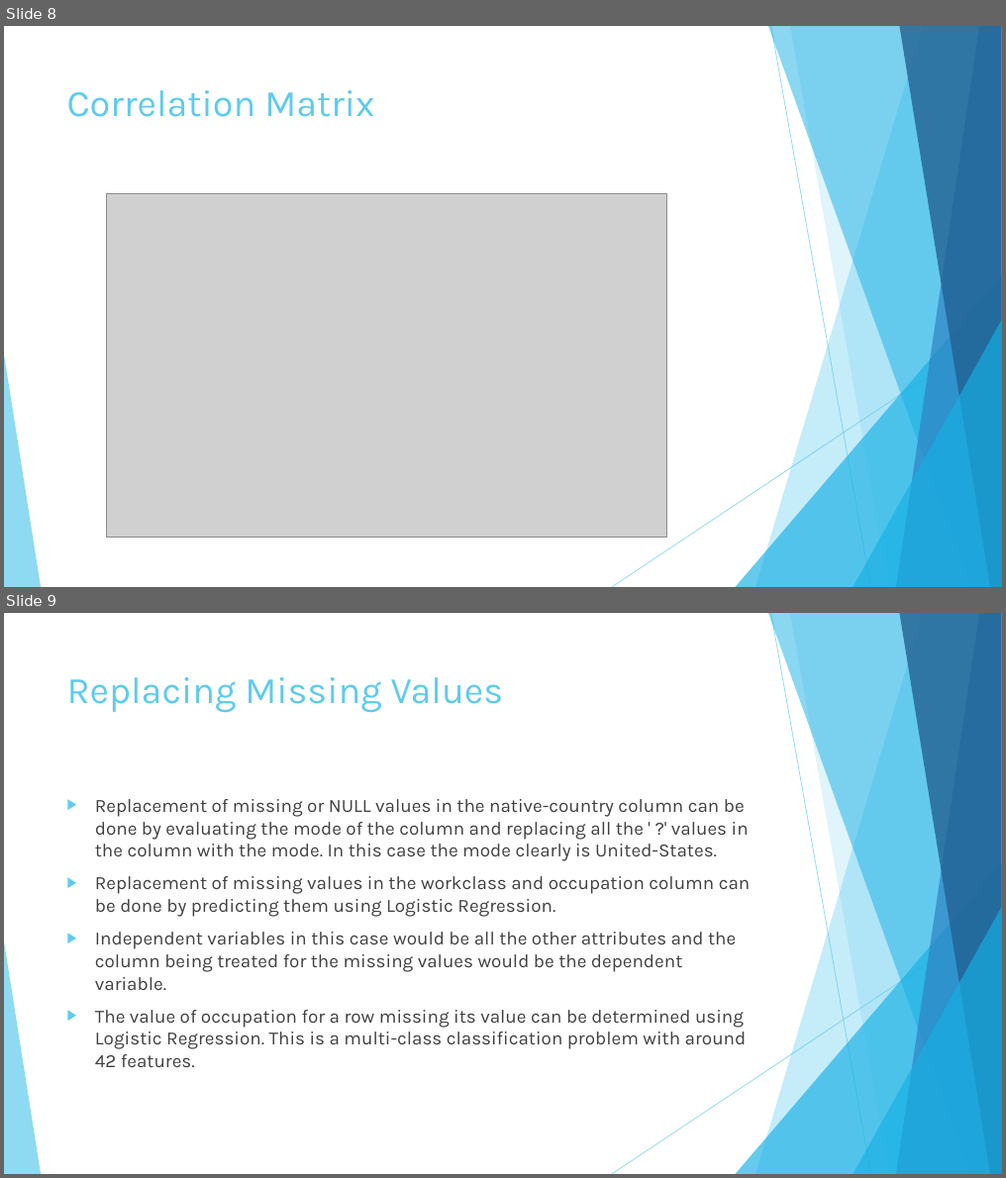
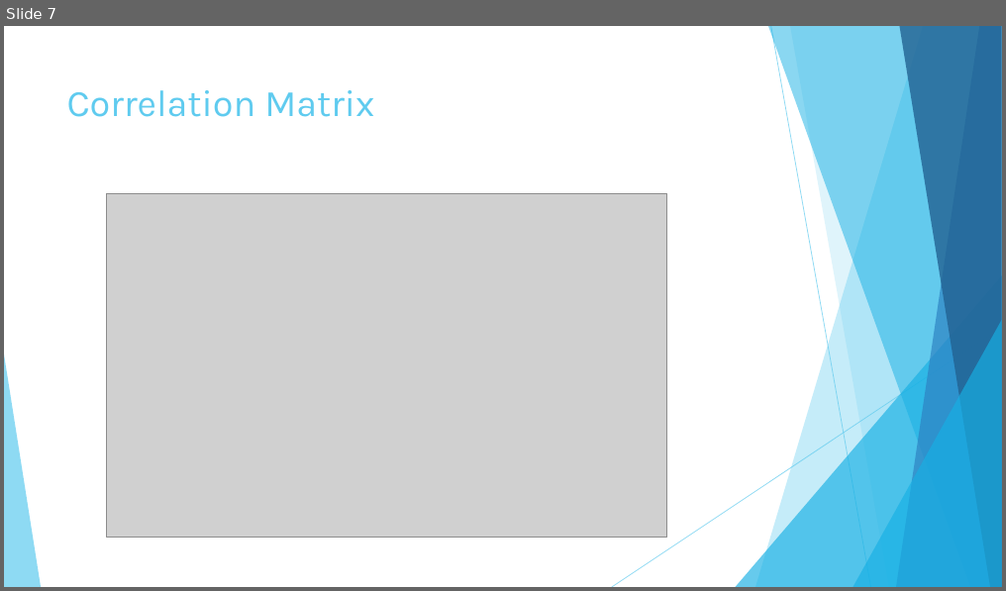
Before and after one commit to chandratop/IDS-Project, a slide deck: IDS Project – Adult Dataset.pptx. Shown one above the other, each under a label of ours: slides 8 and 9 before the commit, slide 7 after it. The pictures are 1006x1178 and 1006x591 pixels, drawn with LibreOffice and Linux fonts; fonts in the diff are those of the drawing; grey boxes stand for pictures. Boxes give left, top, right and bottom in pixels: in the first picture for what was removed or moved away, otherwise in the second. Text is boxed around its words. In the diff, an @@ line names an element or a change of style, - is before the commit and + after.

```diff
--- a/IDS Project – Adult Dataset.pptx
+++ b/IDS Project – Adult Dataset.pptx
@@ slide 9 removed at (4, 613, 1002, 1174), background #FFFFFF; not listed: 10 template elements that a slide beside it also shows @@
@@ title removed at (67, 677, 504, 713) @@
-Replacing Missing Values
@@ text removed at (95, 799, 750, 1067) @@
-▶ Replacement of missing or NULL values in the native-country column can be done by evaluating the mode of the column and replacing all the ' ?' values in the column with the mode. In this case the mode clearly is United-States.
-▶ Replacement of missing values in the workclass and occupation column can be done by predicting them using Logistic Regression.
-▶ Independent variables in this case would be all the other attributes and the column being treated for the missing values would be the dependent variable.
-▶ The value of occupation for a row missing its value can be determined using Logistic Regression. This is a multi-class classification problem with around 42 features.
@@ what was slide 8 is now slide 7 @@
```
Also in this commit, not shown: 1 slide added, 8 other slides removed, 1 other file.
